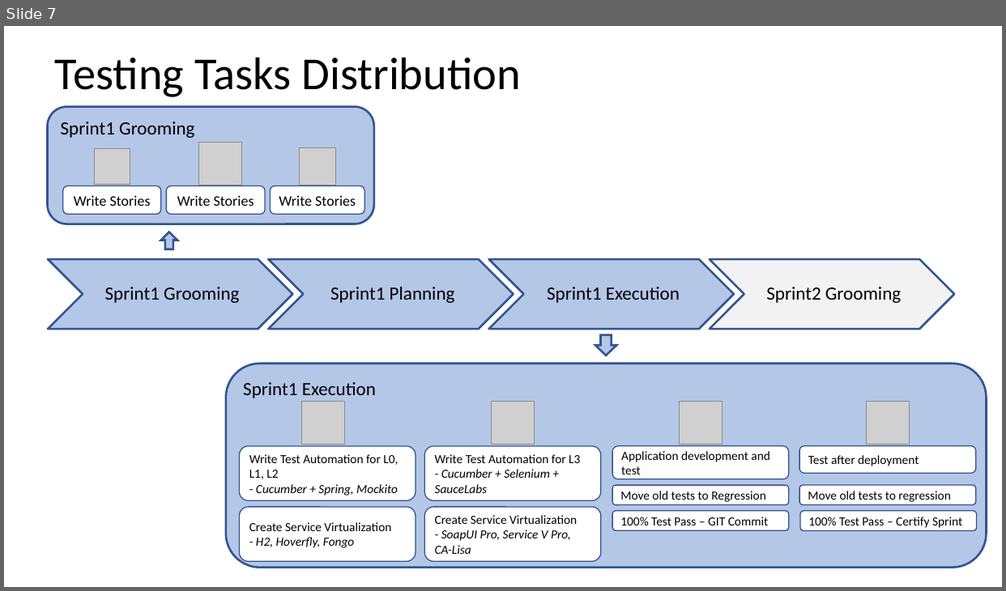
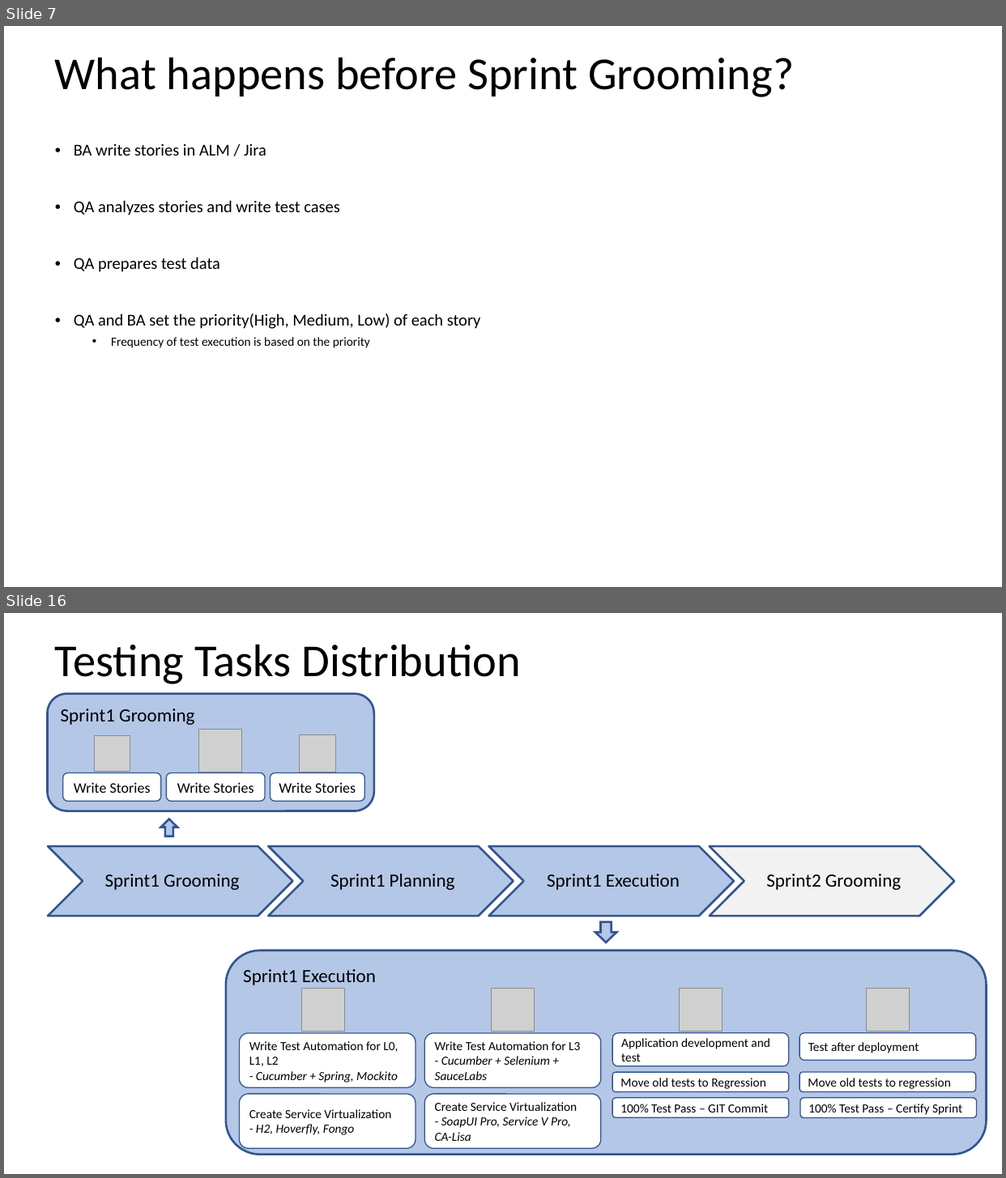
Before and after one commit to ravikalla/artifacts, a slide deck: MissionZeroDefect.pptx. Shown one above the other, each under a label of ours: slide 7 before the commit, slides 7 and 16 after it; the slides between them are not shown. The pictures are 1006x591 and 1006x1178 pixels, drawn with LibreOffice and Linux fonts; fonts in the diff are those of the drawing; grey boxes stand for pictures. Boxes give left, top, right and bottom in pixels: in the first picture for what was removed or moved away, otherwise in the second. Text is boxed around its words. In the diff, an @@ line names an element or a change of style, - is before the commit and + after.

Commit message:
Detailed sprint level tasks:

```diff
--- a/MissionZeroDefect.pptx
+++ b/MissionZeroDefect.pptx
@@ slide 7 added at (4, 26, 1002, 587), background #FFFFFF @@
@@ title added at (55, 57, 794, 97), 44 pt, text #000000 @@
+What happens before Sprint Grooming?
@@ text added at (74, 144, 481, 348), 16 pt, text #000000 @@
+• BA write stories in ALM / Jira
+• QA analyzes stories and write test cases
+• QA prepares test data
+• QA and BA set the priority(High, Medium, Low) of each story
+  • Frequency of test execution is based on the priority
@@ what was slide 7 is now slide 16 @@
```
Also in this commit, not shown: 8 other slides added.
